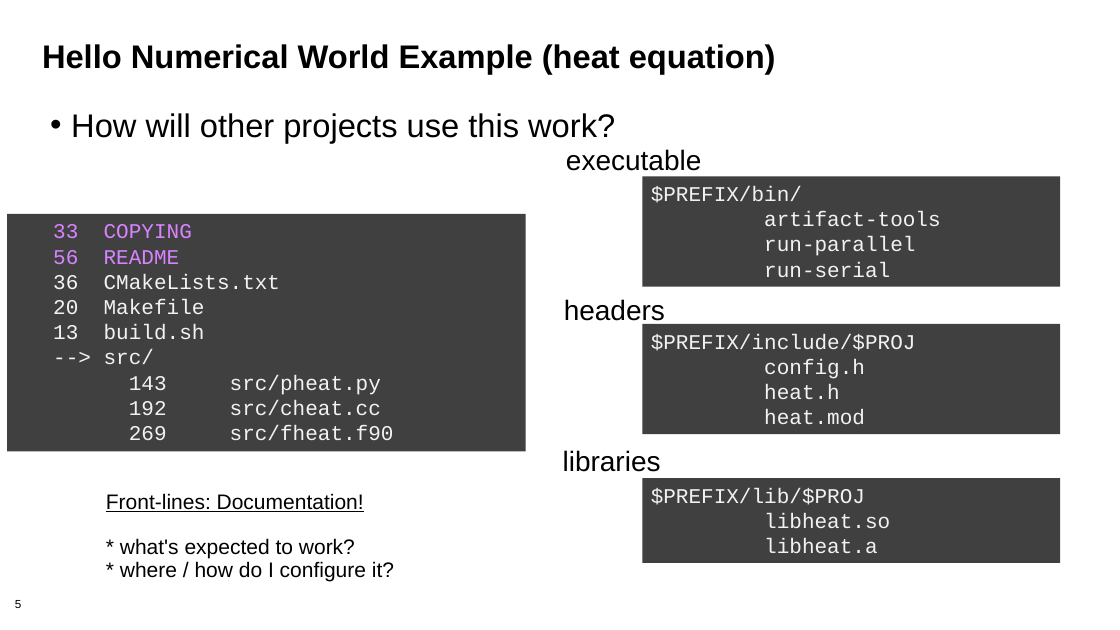
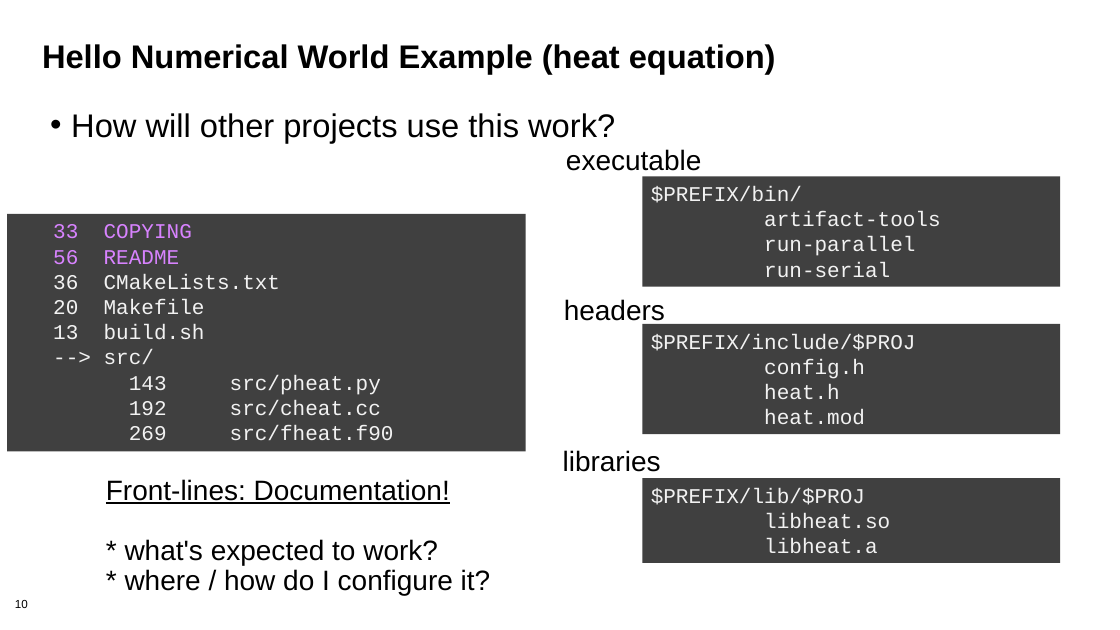
Before and after one commit to bssw-tutorial/presentations, a slide deck: slide 10 of packaging.pptx (slide 5 before the commit). Drawn at 1120x630 pixels with LibreOffice and Linux fonts; fonts in the diff are those of the drawing; background and template pictures are left out. Boxes give left, top, right and bottom in pixels: in the first picture for what was removed or moved away, otherwise in the second. Text is boxed around its words. In the diff, an @@ line names an element or a change of style, - is before the commit and + after.

```diff
--- a/packaging.pptx
+++ b/packaging.pptx
@@ text "Front-lines: Documentation!": place and size @@
-text "Front-lines: Documentation!" at (106,493,394,581)
+text "Front-lines: Documentation!" at (106,479,491,596)
@@ text "Front-lines: Documentation!" at (106,479,491,596): size 18 to 24 pt @@
@@ page number at (15,600,28,608): text changed @@
-5
+10
```
Also in this commit, not shown: 7 other slides changed, 24 slides added, 1 slide removed.
